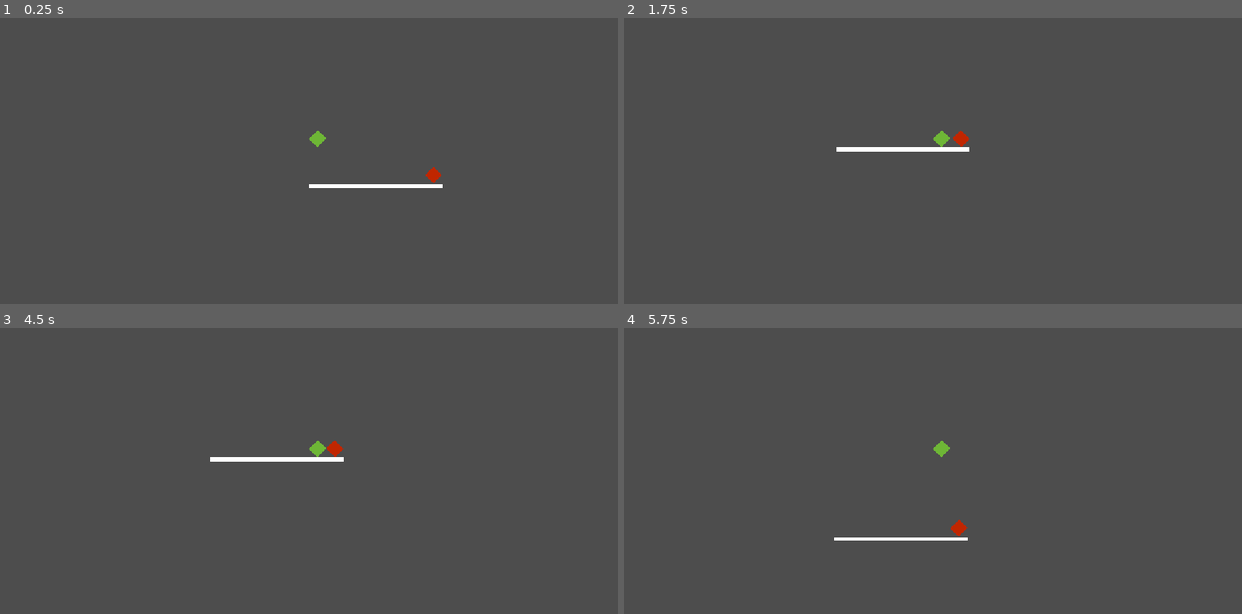
Above: before the commit, frames 1-4 (two rows, left to right).
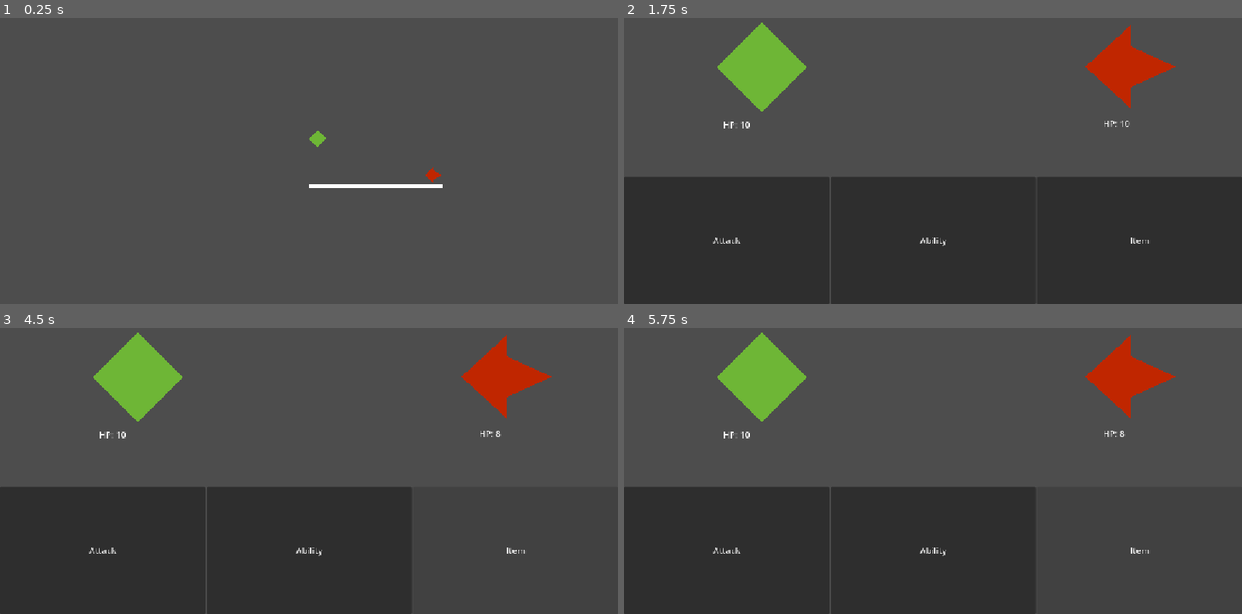
Above: after the commit, the same moments.

Repository: losanders6891/godotStuff
Game: Godot game, scene res://scenes/levels/l_test_level.tscn
The game is run twice, just before and just after one commit, with the same random seed, the same clock (stepped at 60 frames per second) and the same inputs.
Inputs (mouse positions are in pixels of both pictures, inside the frame that each line leads up to):
- Up to frame 1 (0.25 s): no input
- Up to frame 2 (1.75 s): tap Enter at 0.5 s; hold D (right) 0.53-1.28 s; hold S (backward) from 1.28 s (still down)
- Up to frame 3 (4.5 s): release S (backward) at 2 s; click (105, 551) at 2 s, where only the run after the commit has a clickable "Attack"; click (309, 551) at 2.75 s, where only the run after the commit has a clickable "Ability"; click (512, 551) at 3.5 s, where only the run after the commit has a clickable "Item"; tap Space at 4.25 s; hold D (right) from 4.28 s (still down)
- Up to frame 4 (5.75 s): tap Enter at 5 s; release D (right) at 5.03 s; hold W (forward) from 5.03 s (still down)

The runs differ from the first frame. In frame 1, less than 0.1% of the frame differs, in the area x 70-72%, y 52-58%; in frame 2, 49%, in the area x 0-100%, y 1-100%; in frame 3, 34%; in frame 4, 33%.

Commit message:
either broke it or fixed a bug

Diff:
--- a/worse-hell/scenes/levels/l_test_level.tscn
+++ b/worse-hell/scenes/levels/l_test_level.tscn
@@ -1,7 +1,7 @@
 [gd_scene format=3 uid="uid://qw6wmp51i2s7"]
 
 [ext_resource type="PackedScene" uid="uid://cdgxxowwpxg47" path="res://scenes/player.tscn" id="1_ekkjd"]
-[ext_resource type="PackedScene" uid="uid://x84ky6xdh74v" path="res://scenes/test_enemy.tscn" id="2_6l2lt"]
+[ext_resource type="PackedScene" uid="uid://x84ky6xdh74v" path="res://scenes/enemies/test_enemy.tscn" id="2_ekkjd"]
 [ext_resource type="PackedScene" uid="uid://20pdpk14rdlh" path="res://scenes/battle.tscn" id="3_6l2lt"]
 
 [sub_resource type="RectangleShape2D" id="RectangleShape2D_g1tb1"]
@@ -27,7 +27,7 @@
 camera_zoom_x = 4.0
 movespeed = 58
 
-[node name="test_enemy" parent="." unique_id=442742012 instance=ExtResource("2_6l2lt")]
+[node name="test_enemy" parent="." unique_id=442742012 instance=ExtResource("2_ekkjd")]
 position = Vector2(54, 18)
 scale = Vector2(2, 2)
 battle_Scene = ExtResource("3_6l2lt")
--- a/worse-hell/scenes/test_enemy.tscn
+++ /dev/null
@@ -1,21 +0,0 @@
-[gd_scene format=3 uid="uid://x84ky6xdh74v"]
-
-[ext_resource type="Script" uid="uid://bs2jr1cnld6rl" path="res://scripts/enemy_scripts/test_enemy.gd" id="1_pnhpx"]
-
-[sub_resource type="RectangleShape2D" id="RectangleShape2D_q7die"]
-size = Vector2(4, 4)
-
-[node name="test_enemy" type="CharacterBody2D" unique_id=442742012]
-collision_layer = 5
-collision_mask = 7
-motion_mode = 1
-script = ExtResource("1_pnhpx")
-
-[node name="placeholder sprite" type="Polygon2D" parent="." unique_id=461779744]
-scale = Vector2(4, 2)
-color = Color(0.7543032, 0.15030897, 1.92523e-07, 1)
-polygon = PackedVector2Array(0.5, 0, 0.5, 0, 1, 1, 0.5, 2, 0, 1)
-
-[node name="CollisionShape2D" type="CollisionShape2D" parent="." unique_id=23484241]
-position = Vector2(2, 2)
-shape = SubResource("RectangleShape2D_q7die")
--- a/worse-hell/scripts/enemy_scripts/sight.gd
+++ b/worse-hell/scripts/enemy_scripts/sight.gd
@@ -5,6 +5,6 @@
 	if is_colliding():
 		print("collision detected")
 		#sets the battle scene stats and then starts the battle. be sure to add any variables to the enemy stats global as well
-		EnemyStats.health = get_parent().health
-		EnemyStats.damage = get_parent().damage
+		EnemyStats.enemyOneStats["Health"]= get_parent().health
+		EnemyStats.enemyOneStats["Damage"] = get_parent().damage
 		get_tree().change_scene_to_packed(get_parent().battle_Scene)
--- a/worse-hell/scripts/ui_scripts/button.gd
+++ b/worse-hell/scripts/ui_scripts/button.gd
@@ -3,12 +3,11 @@
 
 # Called when the node enters the scene tree for the first time.
 func _ready() -> void:
-	pass # Replace with function body.
+	pressed.connect(_button_pressed)
 
 
-# Called every frame. 'delta' is the elapsed time since the previous frame.
-func _process(delta: float) -> void:
-	pass
-
 func _button_pressed():
-	print("hi")
+	EnemyStats.enemyOneStats["Health"]-= PartyStats.mainCharacterStats["Damage"]
+	print(EnemyStats.enemyOneStats["Health"])
+	if EnemyStats.enemyOneStats["Health"] == 0 :
+		pass
